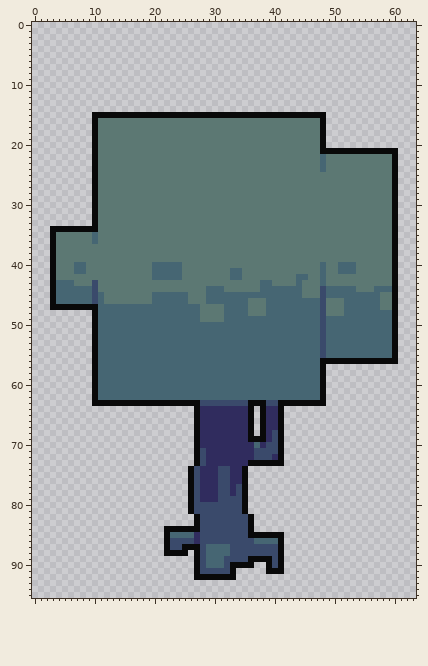
Two states of a sprite sheet, assets/sprites/objects/three1.png. That is the earlier state.
The file is 64x96 pixels.
After:
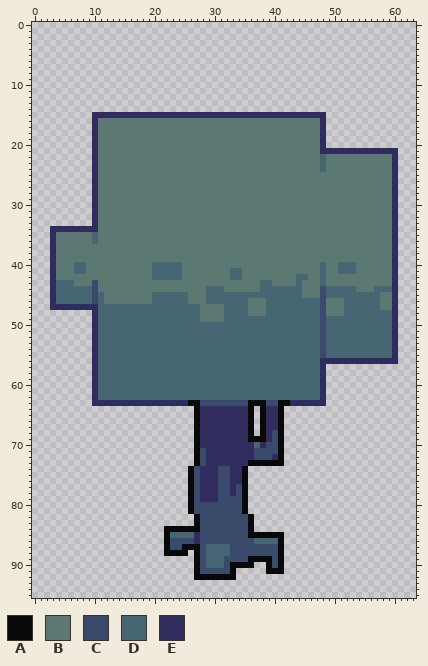
Palette (. is transparent): A #090909  B #5c7873  C #3a4a6b  D #466673  E #302c5e
The edit:
Changed rows in their new state; - is an unchanged pixel.
first column x 3:
15 -------EEEEEEEEEEEEEEEEEEEEEEEEEEEEEEEEEEEEEEE------------
16 -------E-------------------------------------E------------
17 -------E-------------------------------------E------------
18 -------E-------------------------------------E------------
19 -------E-------------------------------------E------------
20 -------E-------------------------------------E------------
21 -------E-------------------------------------EEEEEEEEEEEEE
22 -------E-------------------------------------------------E
23 -------E-------------------------------------------------E
24 -------E-------------------------------------------------E
25 -------E-------------------------------------------------E
26 -------E-------------------------------------------------E
27 -------E-------------------------------------------------E
28 -------E-------------------------------------------------E
29 -------E-------------------------------------------------E
30 -------E-------------------------------------------------E
31 -------E-------------------------------------------------E
32 -------E-------------------------------------------------E
33 -------E-------------------------------------------------E
34 EEEEEEEE-------------------------------------------------E
35 E--------------------------------------------------------E
36 E--------------------------------------------------------E
37 E--------------------------------------------------------E
38 E--------------------------------------------------------E
39 E--------------------------------------------------------E
40 E--------------------------------------------------------E
41 E--------------------------------------------------------E
42 E--------------------------------------------------------E
43 E--------------------------------------------------------E
44 E--------------------------------------------------------E
45 E--------------------------------------------------------E
46 E--------------------------------------------------------E
47 EEEEEEEE-------------------------------------------------E
48 -------E-------------------------------------------------E
49 -------E-------------------------------------------------E
50 -------E-------------------------------------------------E
51 -------E-------------------------------------------------E
52 -------E-------------------------------------------------E
53 -------E-------------------------------------------------E
54 -------E-------------------------------------------------E
55 -------E-------------------------------------------------E
56 -------E-------------------------------------EEEEEEEEEEEEE
57 -------E-------------------------------------E------------
58 -------E-------------------------------------E------------
59 -------E-------------------------------------E------------
60 -------E-------------------------------------E------------
61 -------E-------------------------------------E------------
62 -------E-------------------------------------E------------
63 -------EEEEEEEEEEEEEEEE-----------------EEEEEE------------
